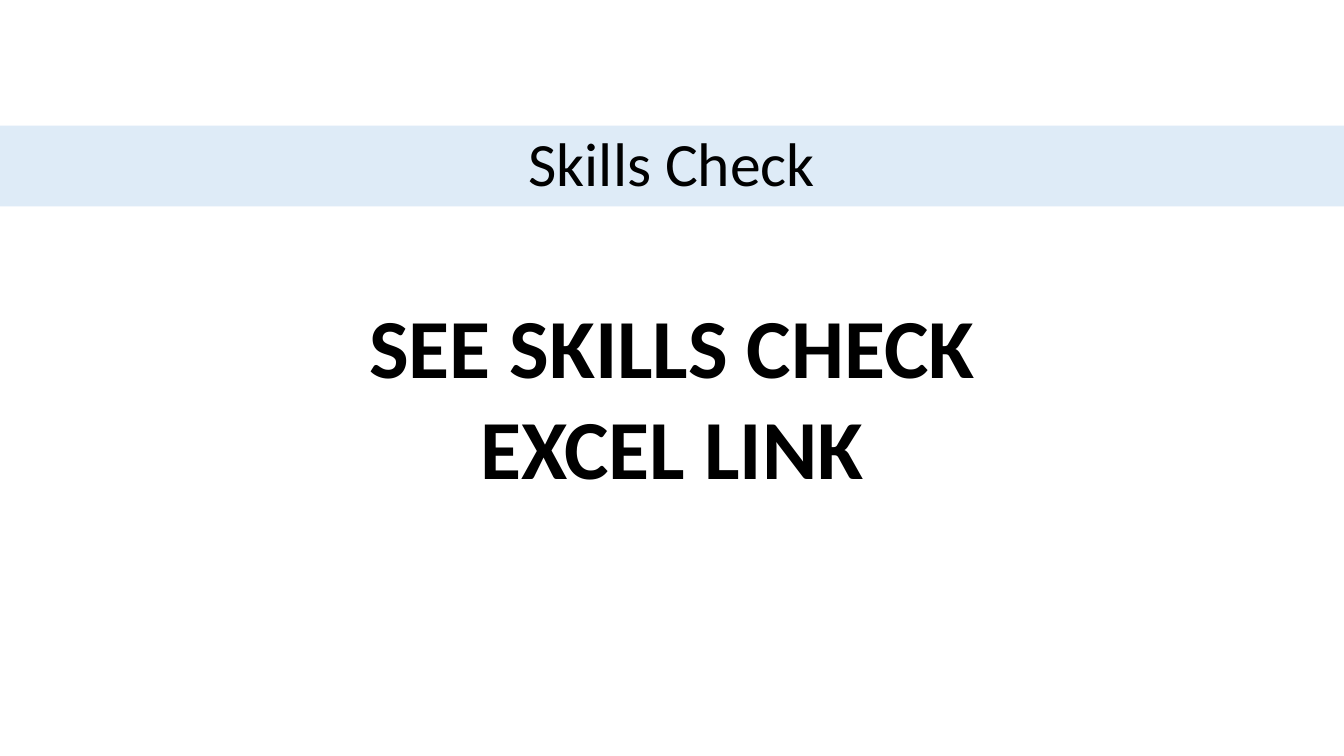
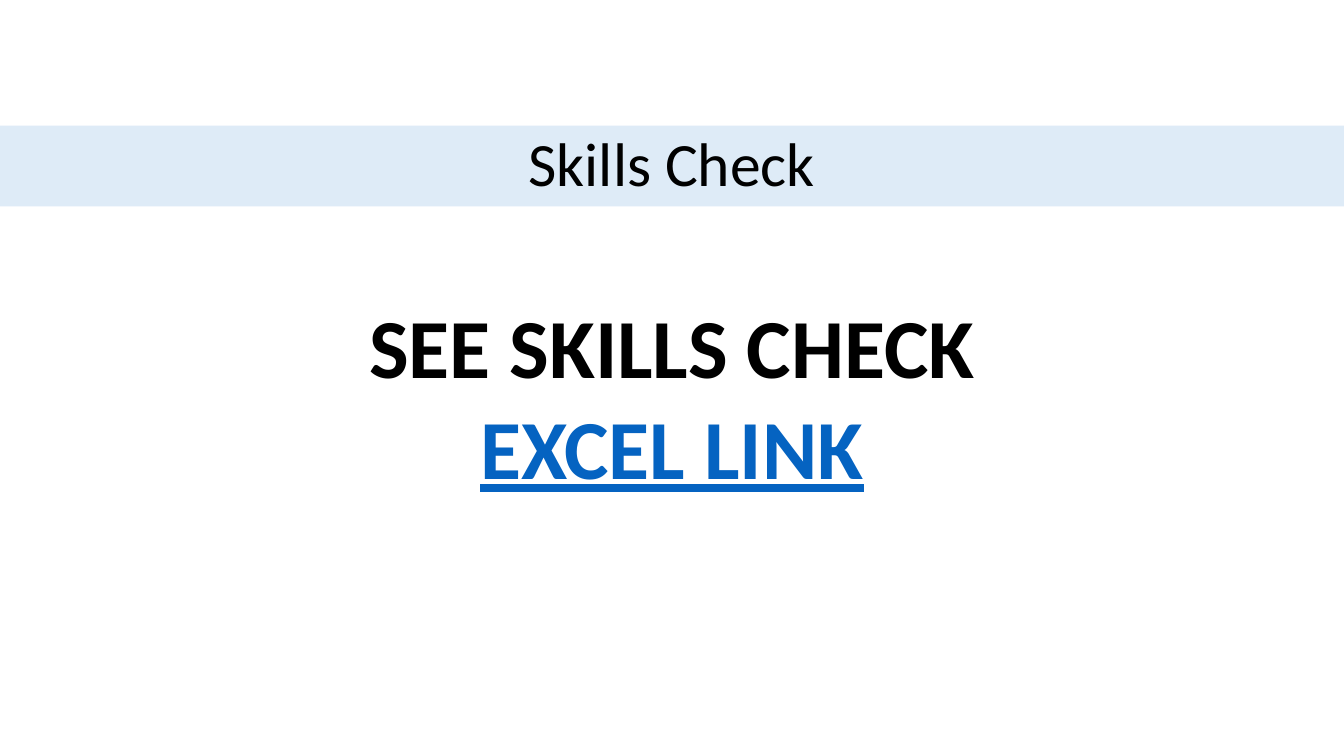
Before and after one commit to briellekthompson/NATR_8001_DecisionAnalysis_Fall25_Mizzou, a slide deck: slide 49 of material/Week5-Tradeoffs/Week5_SDM_Mizzou.pptx. Drawn at 1344x756 pixels with LibreOffice and Linux fonts; fonts in the diff are those of the drawing; background and template pictures are left out. Boxes give left, top, right and bottom in pixels: in the first picture for what was removed or moved away, otherwise in the second. Text is boxed around its words. In the diff, an @@ line names an element or a change of style, - is before the commit and + after.

```diff
--- a/material/Week5-Tradeoffs/Week5_SDM_Mizzou.pptx
+++ b/material/Week5-Tradeoffs/Week5_SDM_Mizzou.pptx
@@ text "SEE SKILLS CHECK EXCEL LINK" at [369,323,974,492]: text colour #000000 to #0563C1, underline on in "EXCEL LINK" @@
```
Also in this commit, not shown: 2 other slides changed, 3 other files.
